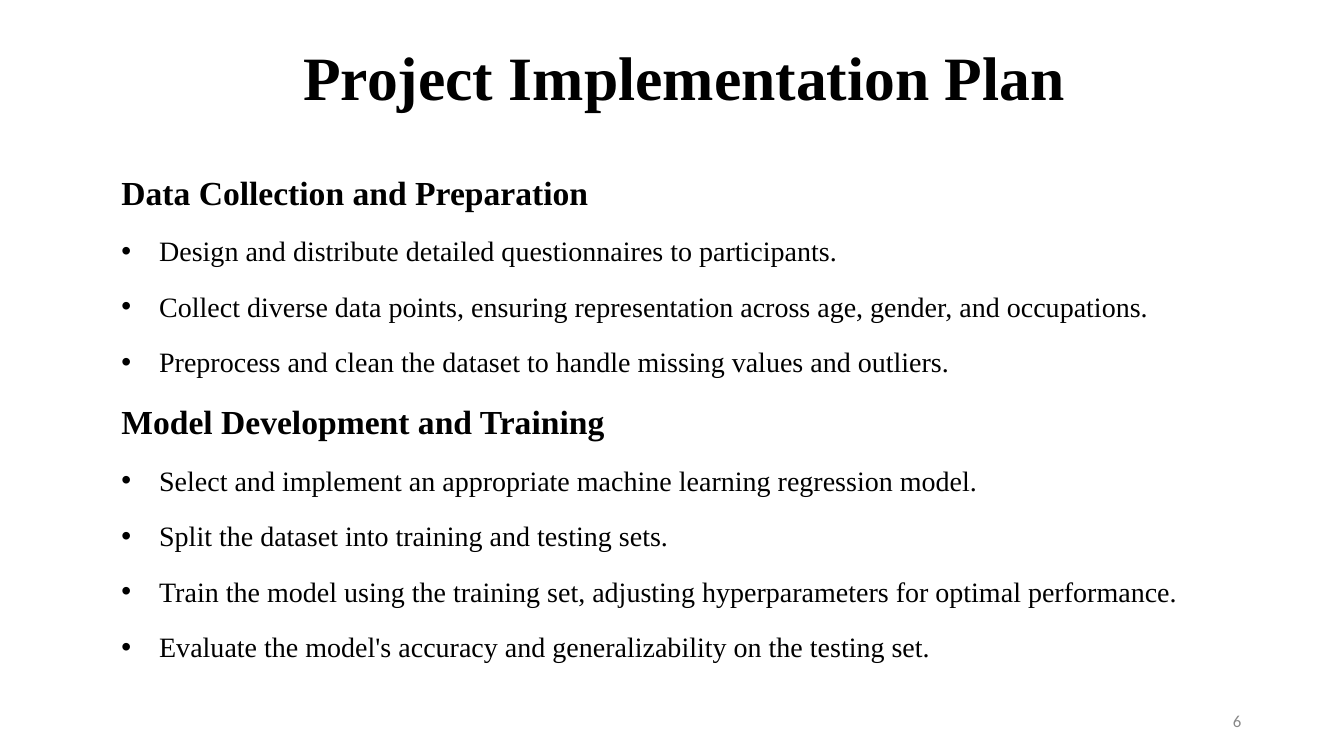
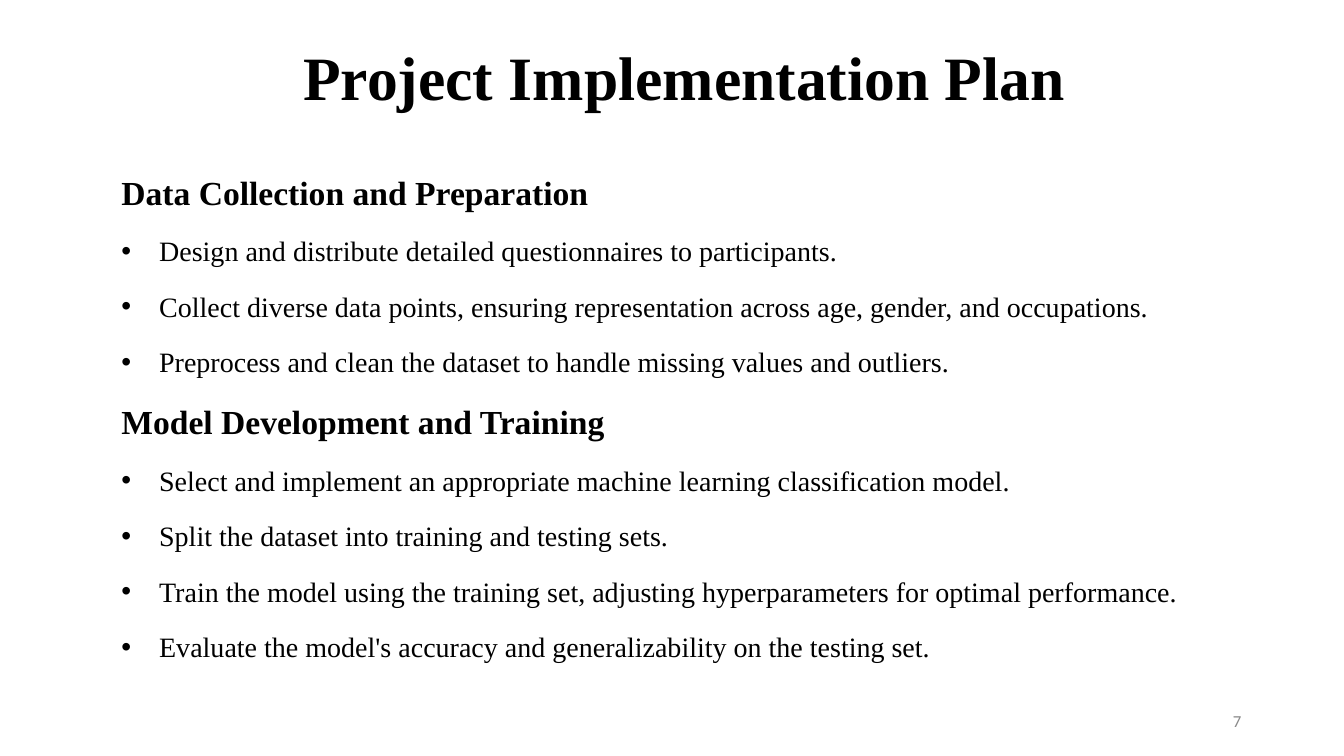
Before and after one commit to Brainskull24/Heal.ai, a slide deck: slide 7 of PPT.pptx (slide 6 before the commit). Drawn at 1344x756 pixels with LibreOffice and Linux fonts; fonts in the diff are those of the drawing; background and template pictures are left out. Boxes give left, top, right and bottom in pixels: in the first picture for what was removed or moved away, otherwise in the second. Text is boxed around its words. In the diff, an @@ line names an element or a change of style, - is before the commit and + after.

```diff
--- a/PPT.pptx
+++ b/PPT.pptx
@@ text at (159,471,1009,496): text changed @@
-• Select and implement an appropriate machine learning regression model.
+• Select and implement an appropriate machine learning classification model.
@@ page number at (1233,716,1241,727): text changed @@
-6
+7
```
Also in this commit, not shown: 4 other slides changed, 7 slides added, 7 other files.
